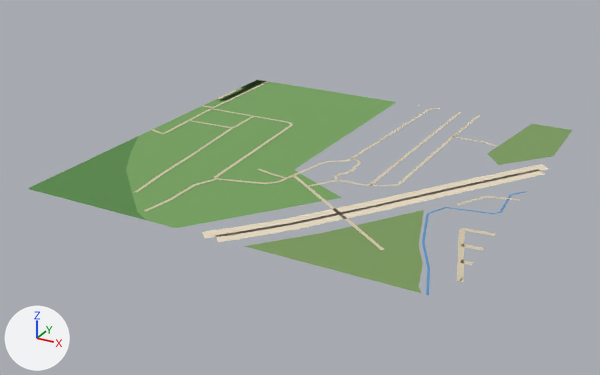
What one commit did to the glTF model public/assets/bengaluru-region-v1/tiles/t-18_-20-l0.glb.
Camera for both pictures: a camera (50 mm lens) standing at (-8311.0, -10610.0, 382.0) and looking at (-8767.0, -9780.0, -33.0). The lights are fixed; the arrows at lower left show +X, +Y and +Z. The older version comes first. Vertices at exactly the same position are counted once.

In view in the first picture: 'ground' and 1 more.
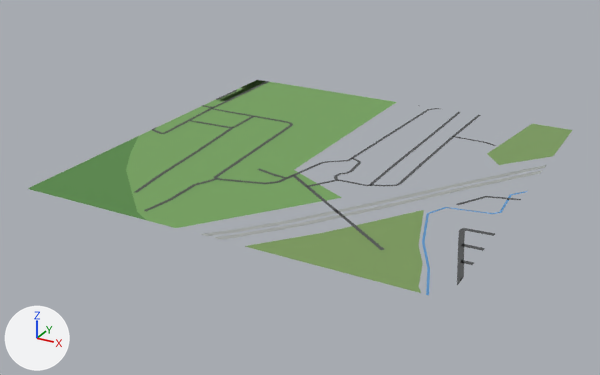
Where the change shows, as pixel boxes (x1, y1, x2, y2) in the pictures (600 x 375 px; the box of a moved part takes in the faces that stretch with it):
part 1 of me_ground, moved or reshaped: before (151, 81, 549, 282); after (152, 81, 546, 285)
part 2 of me_ground, recoloured: before (135, 90, 544, 261); after (135, 90, 521, 261)

The change, as a list of edits to the scene's bpy script:
```text
Change me_ground:
    used by ob_ground; location = (-9000.0, -10000.0, 0.0)
    remove me_ground.from_pydata(...)  # 697 vertices, 803 faces; spans x -2.0..506.0, y -6.0..502.0, z 1.0
    add me_ground.from_pydata(...)  # 705 vertices, 811 faces; spans x 0.0..500.0, y 0.0..500.0, z 1.0
    me_ground part 1
    47 vertices are removed from x -2.0..506.0, y -6.0..502.0, z 1.0
    92 faces are deleted
    4 vertices in x 306.0..385.0, y 66.0..179.0, z 1.0 move by (-1.0, -1.0, 0.0)
    31 vertices move from x 1.0..506.0, y 6.0..499.0, z 1.0 to x 0.0..500.0, y 0.0..500.0, z 1.0
    47 vertices are added at x 0.0..500.0, y 0.0..500.0, z 1.0
    8 new vertices lie (6.0, -4.0, 0.0) away from vertices in x 329.0..506.0, y 91.0..327.0, z 1.0
    100 new faces join them
    me_ground part 2: 270 kept faces spanning x 0.0..500.0, y 17.0..500.0, z 1.0 get new vertex colours; the middle colour goes from beige #d7c9ae to dark grey #535556
```
